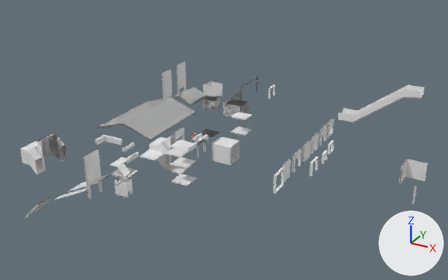
An edit to the Blender file U3D.blend, drawn before and after from the same camera.
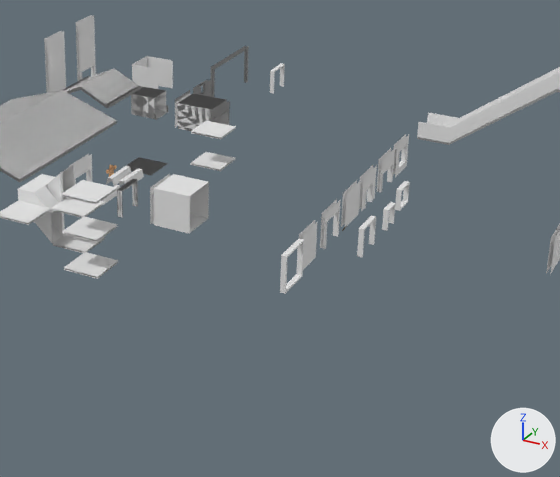
Old and new are each drawn whole from a 50 mm camera at (55.8, -147.4, 75.3) aimed at (-20.5, -8.7, 5.9) and again close up on the part from 31% to 90% of the width and 20% to 100% of the height. Lighting does not change. The marker at lower right points along +X, +Y and +Z.

Objects in the first close-up: 'Door Frame', 'Elevator Door.010', 'Elevator Door.015', 'Floor.004', 'Floor.009', 'Floor.2349', 'Floor.2363', 'Germany Prison Cell', 'Ramp 2a', 'Roof', 'Roof.001', 'Wall.001', 'Wall.002', 'Window Frame'.
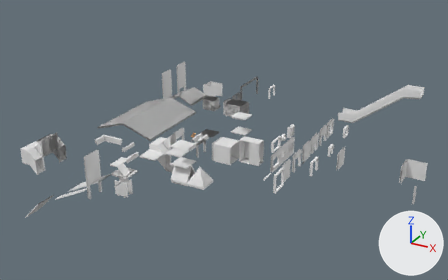
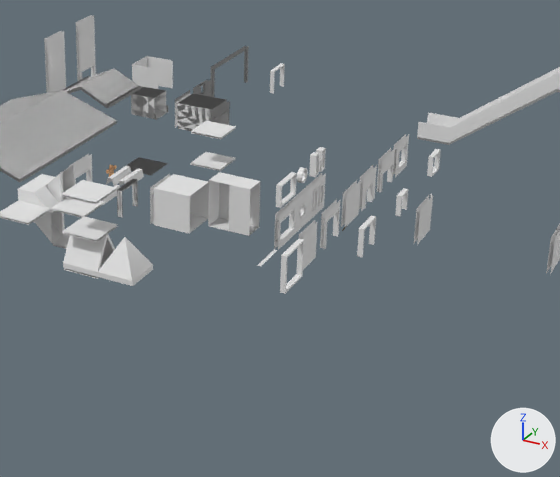
Where the change shows, as pixel boxes (x1, y1, x2, y2) in the close-ups (560 x 477 px):
'Ramp 2b.002', added
    after: (208, 172, 260, 236)
'Roof Tri 2', added
    after: (97, 237, 153, 286)
'Roof Tri', added
    after: (63, 233, 115, 277)
'Wide_Window', added
    after: (274, 200, 295, 250)
'Wall.006', added
    after: (414, 195, 433, 245)
'Circle_window', added
    after: (292, 186, 311, 235)
'Window Frame', moved
    before: (395, 181, 410, 211)
    after: (427, 149, 441, 177)
'Eastern_Window', added
    after: (307, 173, 326, 221)
'Door Frame', moved
    before: (382, 202, 395, 231)
    after: (395, 188, 408, 216)
'Wide_Window_Frame', added
    after: (276, 172, 297, 208)
'Eastern_Window_frame', added
    after: (309, 147, 326, 177)
'Circle_window_frame', added
    after: (297, 167, 308, 183)
'UnderDoor_block', added
    after: (258, 250, 278, 266)

What changed in the scene script:
```text
Add me_model_0_007:
    me_model_0_007.from_pydata([(5.0, 0.0, 0.68), (5.0, 0.0, 0.0), (0.0, 0.0, 0.0), (0.0, 4.94, 0.0), (0.0, 4.94, 0.68), (5.0, 4.94, 0.0), (0.0, 0.0, 0.69), (5.0, 4.94, 0.68), (2.5, 2.47, 5.0)], [], [(5, 7, 0, 1), (2, 1, 0, 6), (3, 4, 7, 5), (0, 8, 6), (4, 8, 7), (7, 8, 0), (3, 2, 6, 4), (1, 2, 3, 5), (6, 8, 4)])
Add me_model_0_006:
    me_model_0_006.from_pydata([(-3.0, -2.5, 0.0), (0.0, 0.0, 0.0), (0.0, -2.5, 0.0), (-6.0, 0.0, 0.0), (-6.0, -2.5, 0.0), (-3.0, 0.0, 0.0), (0.0, -2.5, 6.63), (-3.0, -2.5, 6.62), (-6.0, 0.0, 6.62), (-6.0, -2.5, 6.62), (-3.0, 0.0, 6.63), (0.0, 0.0, 6.63)], [], [(5, 0, 2, 1), (9, 8, 10, 7), (4, 3, 8, 9), (3, 5, 10, 8), (1, 11, 10, 5), (0, 7, 6, 2), (11, 6, 7, 10), (4, 0, 5, 3)])
Add me_plane_029:
    me_plane_029.from_pydata([(-0.5, 5.0, 0.0), (-0.5, 0.0, 0.0), (0.0, 5.0, 0.0), (0.0, 0.0, 0.0)], [], [(1, 3, 2, 0)])
Add me_model_0_005:
    me_model_0_005.from_pydata([(5.0, 2.47, 5.0), (0.0, 2.47, 5.0), (5.0, 0.0, 0.68), (5.0, 0.0, 0.0), (0.0, 2.47, 4.32), (0.0, 0.0, 0.0), (5.0, 4.94, 0.68), (0.0, 4.94, 0.0), (0.0, 4.94, 0.68), (5.0, 4.94, 0.0), (5.0, 2.47, 4.32), (0.0, 0.0, 0.69)], [], [(4, 5, 11, 1), (5, 3, 2, 11), (7, 8, 6, 9), (8, 1, 0, 6), (9, 10, 4, 7), (7, 4, 1, 8), (3, 10, 0, 2), (9, 6, 0, 10), (4, 10, 3, 5), (2, 0, 1, 11)])
Change ob_door_frame:
    ob_door_frame.location: (5.0, 1.0, 0.0) -> (5.0, 6.0, 0.0)
Change ob_window_frame:
    ob_window_frame.location: (5.0, 6.0, 0.0) -> (5.0, 19.0, 0.0)
Add ob_wall_006:
    ob_wall_006 = bpy.data.objects.new('Wall.006', me_plane_264.copy())  # the mesh of ob_wall
    ob_wall_006.location = (10.0, 0.0, 0.0)
Add ob_roof_tri_2:
    ob_roof_tri_2 = bpy.data.objects.new('Roof Tri 2', me_model_0_007)
    ob_roof_tri_2.location = (-21.5, -26.8, -0.2)
Add ob_ramp_2b_002:
    ob_ramp_2b_002 = bpy.data.objects.new('Ramp 2b.002', me_model_0_006)
    ob_ramp_2b_002.location = (-10.0, -5.0, 0.0)
    ob_ramp_2b_002.scale = (1.0, 1.2, 1.0)
Add ob_underdoor_block:
    ob_underdoor_block = bpy.data.objects.new('UnderDoor_block', me_plane_029)
    ob_underdoor_block.location = (-5.0, -15.0, 0.0)
Add ob_circle_window_frame:
    ob_circle_window_frame = bpy.data.objects.new('Circle_window_frame', me_cylinder_001)  # 60 vertices, 60 faces; spans x -3.5..-1.5, y 1.5..3.5, z -0.6..0.1
    ob_circle_window_frame.location = (-5.0, -5.0, 5.0)
    ob_circle_window_frame.rotation_euler = (0.0, 1.571, 0.0)  # degrees (0, 90, 0)
Add ob_circle_window:
    ob_circle_window = bpy.data.objects.new('Circle_window', me_plane_028)  # 84 vertices, 64 faces; spans x -0.6..0.1, y 0.0..5.0, z 0.0..5.0
    ob_circle_window.location = (-5.0, -5.0, 0.0)
Add ob_eastern_window_frame:
    ob_eastern_window_frame = bpy.data.objects.new('Eastern_Window_frame', me_plane_027)  # 32 vertices, 32 faces; spans x -0.68..0.18, y 0.9..4.1, z 1.0..4.0
    ob_eastern_window_frame.location = (-5.0, 0.0, 5.0)
Add ob_wide_window:
    ob_wide_window = bpy.data.objects.new('Wide_Window', me_plane_026)  # 32 vertices, 24 faces; spans x -0.6..0.1, y 0.0..5.0, z 0.0..5.0
    ob_wide_window.location = (-5.0, -10.0, 0.0)
Add ob_eastern_window:
    ob_eastern_window = bpy.data.objects.new('Eastern_Window', me_plane_025)  # 57 vertices, 50 faces; spans x -0.68..0.18, y 0.0..5.0, z 0.0..5.0
    ob_eastern_window.location = (-5.0, 0.0, 0.0)
Add ob_wide_window_frame:
    ob_wide_window_frame = bpy.data.objects.new('Wide_Window_Frame', me_plane_024)  # 16 vertices, 16 faces; spans x -0.6..0.1, y 0.2..4.8, z 0.9..3.9
    ob_wide_window_frame.location = (-5.0, -10.0, 5.0)
Add ob_roof_tri:
    ob_roof_tri = bpy.data.objects.new('Roof Tri', me_model_0_005)
    ob_roof_tri.location = (-26.5, -26.8, -0.2)
```
